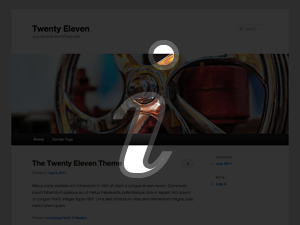
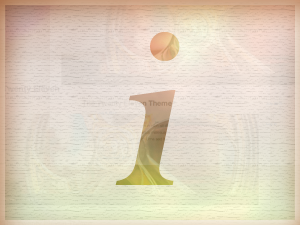
Layer changes from the first 300x225 image to the second:
added layer "Group 1 copy" above "Group 1" over (0, 0, 300, 225)
hid "Layer 1", moved it into group "Group 1" over (0, 0, 300, 225)
moved "Layer 0" into group "Group 1", painted on it over (0, 0, 300, 225)
